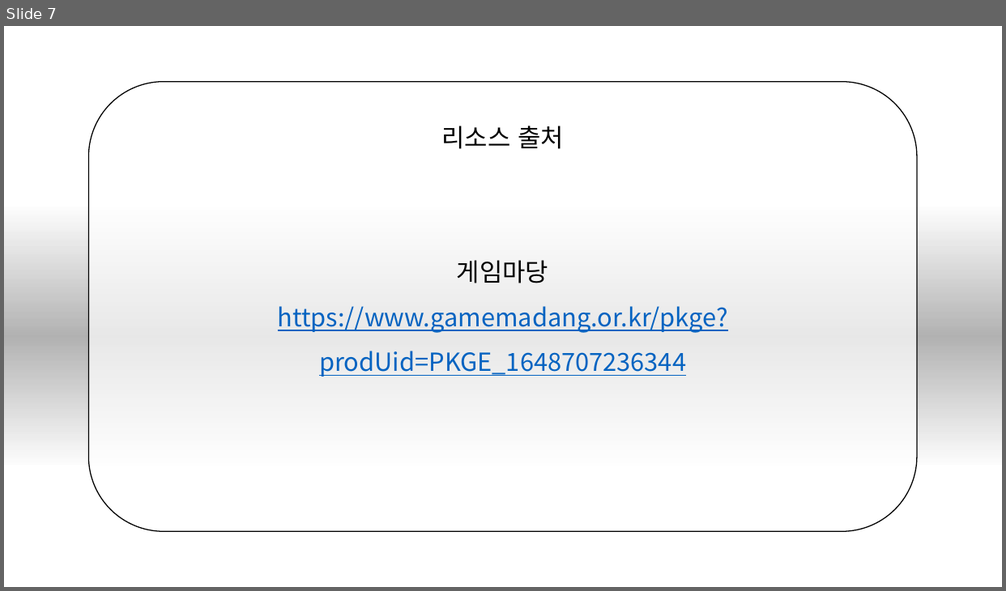
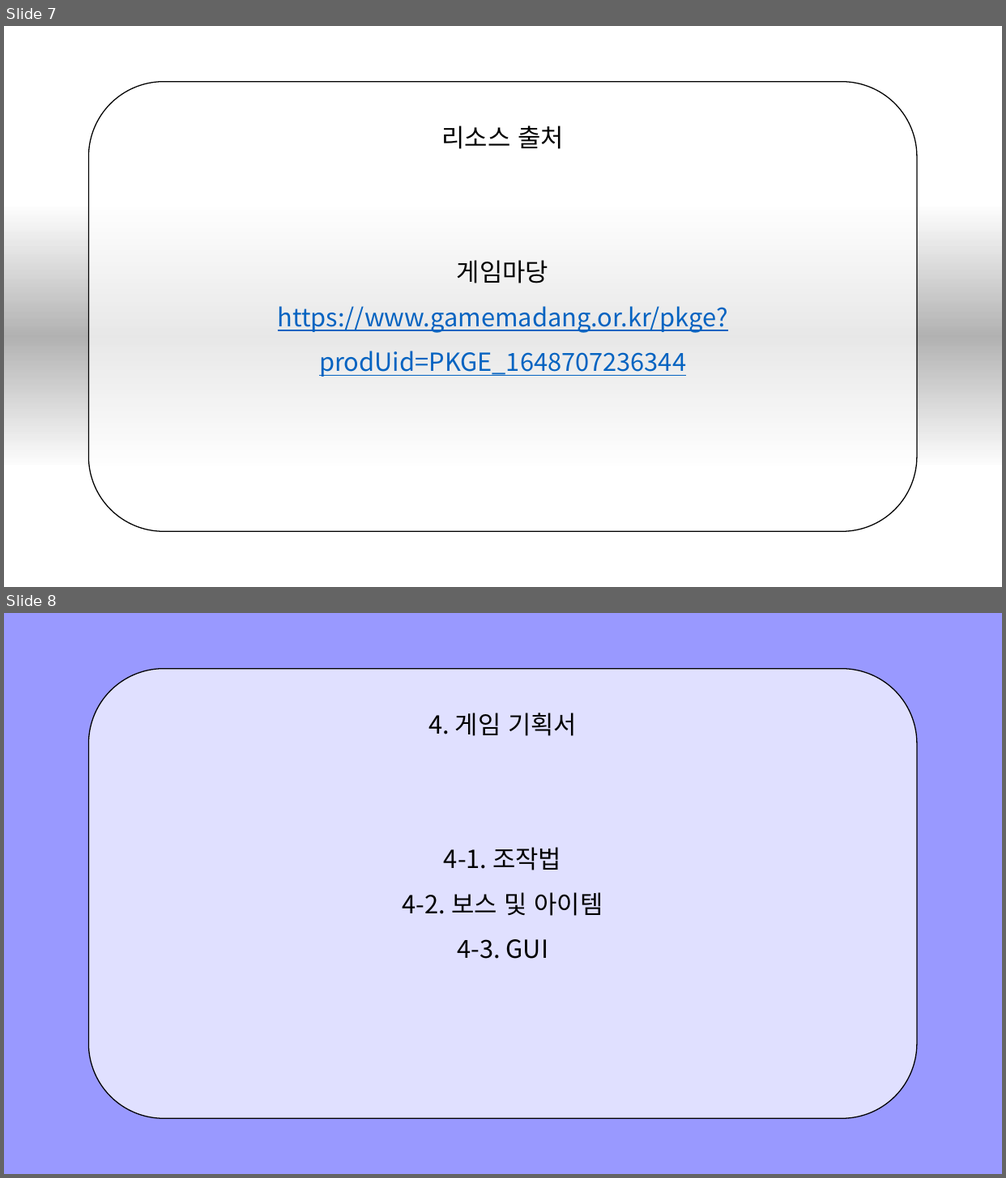
Before and after one commit to pikach-u/2DGP_PIXELJONES, a slide deck: 2DGP 기획발표.pptx. Shown one above the other, each under a label of ours: slide 7 before the commit, slides 7 and 8 after it. The pictures are 1006x591 and 1006x1178 pixels, drawn with LibreOffice and Linux fonts; fonts in the diff are those of the drawing; background and template pictures are left out. Boxes give left, top, right and bottom in pixels: in the first picture for what was removed or moved away, otherwise in the second. Text is boxed around its words. In the diff, an @@ line names an element or a change of style, - is before the commit and + after.

Commit message:
기획발표 파일 오류 수정

```diff
--- a/2DGP 기획발표.pptx
+++ b/2DGP 기획발표.pptx
@@ slide 8 added at bbox=[4, 613, 1002, 1174], background #9999FF @@
@@ rounded rectangle added at bbox=[88, 668, 918, 1118], fill #FFFFFF at 70% opacity, outline #000000 1 pt, 24 pt, text #000000 @@
+4. 게임 기획서
+4-1. 조작법
+4-2. 보스 및 아이템
+4-3. GUI
```
Also in this commit, not shown: 1 slide changed, 5 other slides added.
